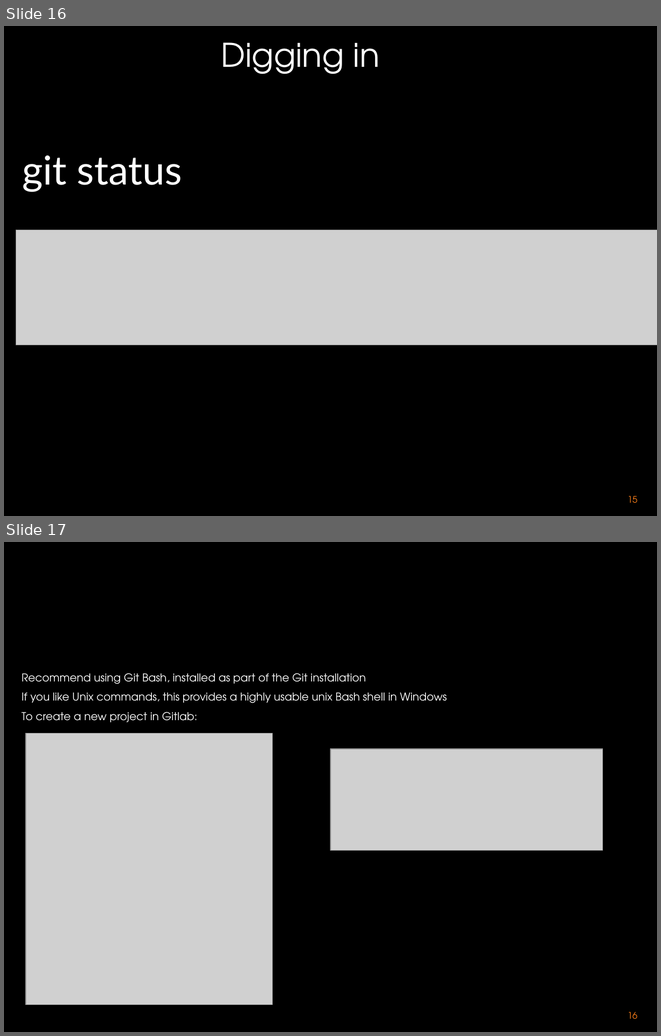
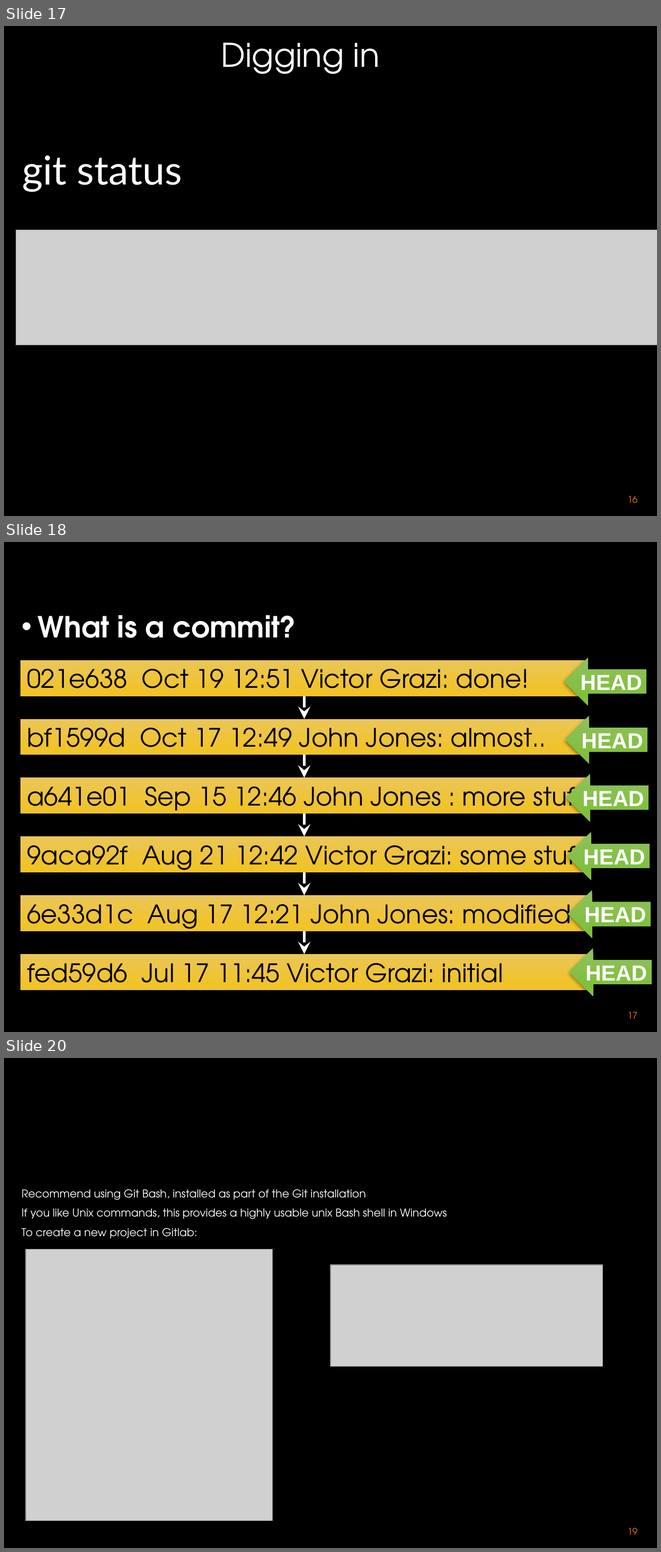
Before and after one commit to vgrazi/presentations, a slide deck: Anatomy of a Git Project-OracleCodeOne.pptx. Shown one above the other, each under a label of ours: slides 16 and 17 before the commit, slides 17, 18 and 20 after it; the slides between them are not shown. The pictures are 661x1036 and 661x1552 pixels, drawn with LibreOffice and Linux fonts; fonts in the diff are those of the drawing; grey boxes stand for pictures; background and template pictures are left out. Boxes give left, top, right and bottom in pixels: in the first picture for what was removed or moved away, otherwise in the second. Text is boxed around its words. In the diff, an @@ line names an element or a change of style, - is before the commit and + after.

```diff
--- a/Anatomy of a Git Project-OracleCodeOne.pptx
+++ b/Anatomy of a Git Project-OracleCodeOne.pptx
@@ slide 18 added at (4,542,657,1032), background #000000 @@
@@ text added at (38,615,296,638), 32 pt, text #FFFFFF, bold @@
+• What is a commit?
@@ rectangle added at (20,660,589,696), fill gradient #EBC659 to #F2C42C, 28 pt, text #000000 @@
+021e638 Oct 19 12:51 Victor Grazi: done!
@@ left arrow added at (564,658,646,705), fill gradient #8FC15E to #81C13C, 24 pt, text #FFFFFF, bold @@
+HEAD
@@ arrow added from (305, 696) to (305, 719), #FFFFFF 2.75 pt @@
@@ left arrow added at (565,716,647,764), fill gradient #8FC15E to #81C13C, 24 pt, text #FFFFFF, bold @@
+HEAD
@@ rectangle added at (20,719,589,755), fill gradient #EBC659 to #F2C42C, 28 pt, text #000000 @@
+bf1599d Oct 17 12:49 John Jones: almost..
@@ arrow added from (305, 755) to (305, 778), #FFFFFF 2.75 pt @@
@@ rectangle added at (20,778,589,814), fill gradient #EBC659 to #F2C42C, 28 pt, text #000000 @@
+a641e01 Sep 15 12:46 John Jones : more stuff
@@ left arrow added at (566,774,648,821), fill gradient #8FC15E to #81C13C, 24 pt, text #FFFFFF, bold @@
+HEAD
@@ arrow added from (305, 814) to (305, 837), #FFFFFF 2.75 pt @@
@@ rectangle added at (20,837,589,872), fill gradient #EBC659 to #F2C42C, 28 pt, text #000000 @@
+9aca92f Aug 21 12:42 Victor Grazi: some stuff
@@ left arrow added at (567,832,649,880), fill gradient #8FC15E to #81C13C, 24 pt, text #FFFFFF, bold @@
+HEAD
@@ arrow added from (305, 872) to (305, 896), #FFFFFF 2.75 pt @@
@@ left arrow added at (568,890,651,938), fill gradient #8FC15E to #81C13C, 24 pt, text #FFFFFF, bold @@
+HEAD
@@ rectangle added at (20,896,589,931), fill gradient #EBC659 to #F2C42C, 28 pt, text #000000 @@
+6e33d1c Aug 17 12:21 John Jones: modified
@@ arrow added from (305, 931) to (305, 954), #FFFFFF 2.75 pt @@
@@ rectangle added at (20,954,589,990), fill gradient #EBC659 to #F2C42C, 28 pt, text #000000 @@
+fed59d6 Jul 17 11:45 Victor Grazi: initial
@@ left arrow added at (569,948,651,996), fill gradient #8FC15E to #81C13C, 24 pt, text #FFFFFF, bold @@
+HEAD
@@ page number added at (627,1012,637,1018), 10 pt, text #FE801A @@
+17
@@ what was slide 16 is now slide 17 @@
@@ page number at (627,496,637,502): text changed @@
-15
+16
@@ what was slide 17 is now slide 20 @@
@@ page number at (627,1528,637,1534): text changed @@
-16
+19
```
Also in this commit, not shown: 5 slides changed, 3 other slides added, 1 slide removed.
